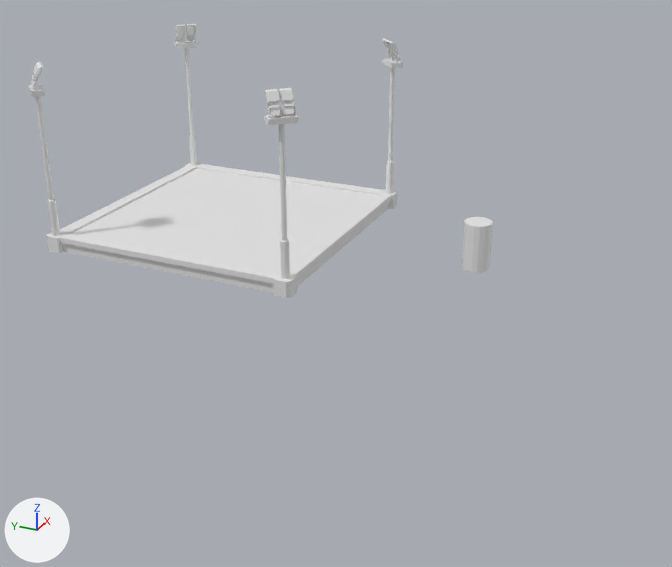
Renders of the Blender file Assets/Models/RAW/Structures.blend from each side of a commit.
One viewpoint serves both versions: a camera (50 mm lens) standing at (-30.1, -18.1, 13.4) and looking at (-4.9, -6.7, 0.8). The lights are fixed; the arrows at lower left show +X, +Y and +Z.

The first picture shows 'Floodlight_Poles', 'Platform_Base', 'Unit Size Ref'.
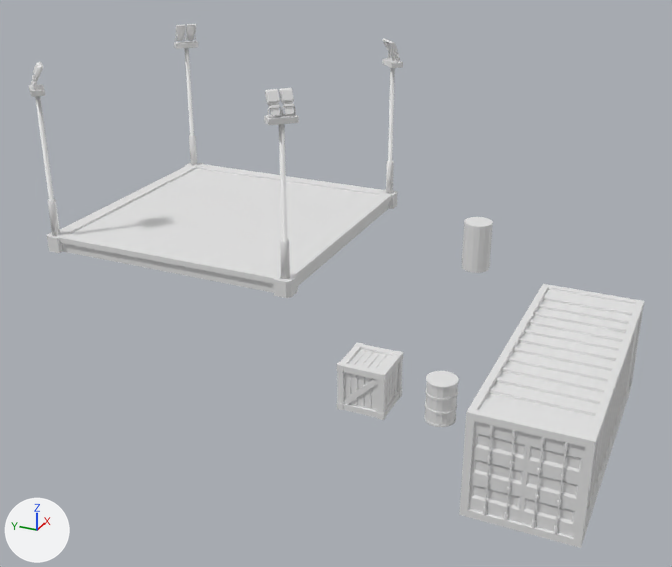
Where the change shows, as pixel boxes [x1, y1, x2, y2] in the pictures (672 x 567 px):
'Large Cargo Container', added
    after: [459, 284, 644, 548]
'Wood Crate 1', added
    after: [337, 342, 403, 420]
'Cylinder', added
    after: [424, 371, 459, 427]
part 1 of me_cylinder_001, shading changed
    both: [35, 48, 395, 279]

Patch to the scene script:
```diff
--- a/Assets/Models/RAW/Structures.blend.py
+++ b/Assets/Models/RAW/Structures.blend.py
@@ me_cylinder_001 @@
 me_cylinder_001.from_pydata(...)  # 440 vertices, 424 faces; spans x 4.29..5.31, y -5.31..-4.29, z 0.57..6.9
 # used by ob_floodlight_poles; location = (0.0, 0.0, 0.0)
+# me_cylinder_001 part 1: all 48 faces centred in x 4.66..4.94, y -4.94..-4.66, z 1.26..3.98 are now shaded smooth
@@ me_cylinder_002 @@
+me_cylinder_002.from_pydata(...)  # 258 vertices, 272 faces; spans x -0.42..0.42, y -0.42..0.42, z -0.6..0.6
@@ me_cube_018 @@
+me_cube_018.from_pydata(...)  # 360 vertices, 276 faces; spans x -1.02..1.02, y -1.02..1.02, z -0.02..2.02
@@ me_cube_017 @@
+me_cube_017.from_pydata(...)  # 1328 vertices, 972 faces; spans x -3.6..3.6, y -1.35..1.35, z 0.0..2.7
@@ ob_cylinder @@
+ob_cylinder = bpy.data.objects.new('Cylinder', me_cylinder_002)
+ob_cylinder.location = (-10.0, -12.0, 0.6)
@@ ob_wood_crate_1 @@
+ob_wood_crate_1 = bpy.data.objects.new('Wood Crate 1', me_cube_018)
+ob_wood_crate_1.location = (-10.0, -10.0, 0.0)
+ob_wood_crate_1.scale = (0.665, 0.665, 0.665)
@@ ob_large_cargo_container @@
+ob_large_cargo_container = bpy.data.objects.new('Large Cargo Container', me_cube_017)
+ob_large_cargo_container.location = (-10.0, -15.0, 0.0)
```
